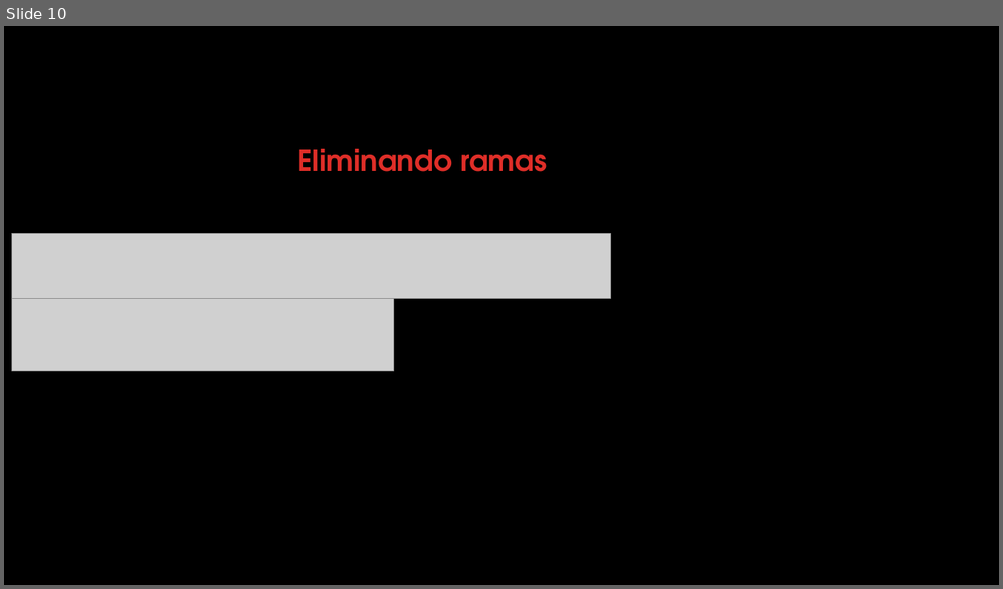
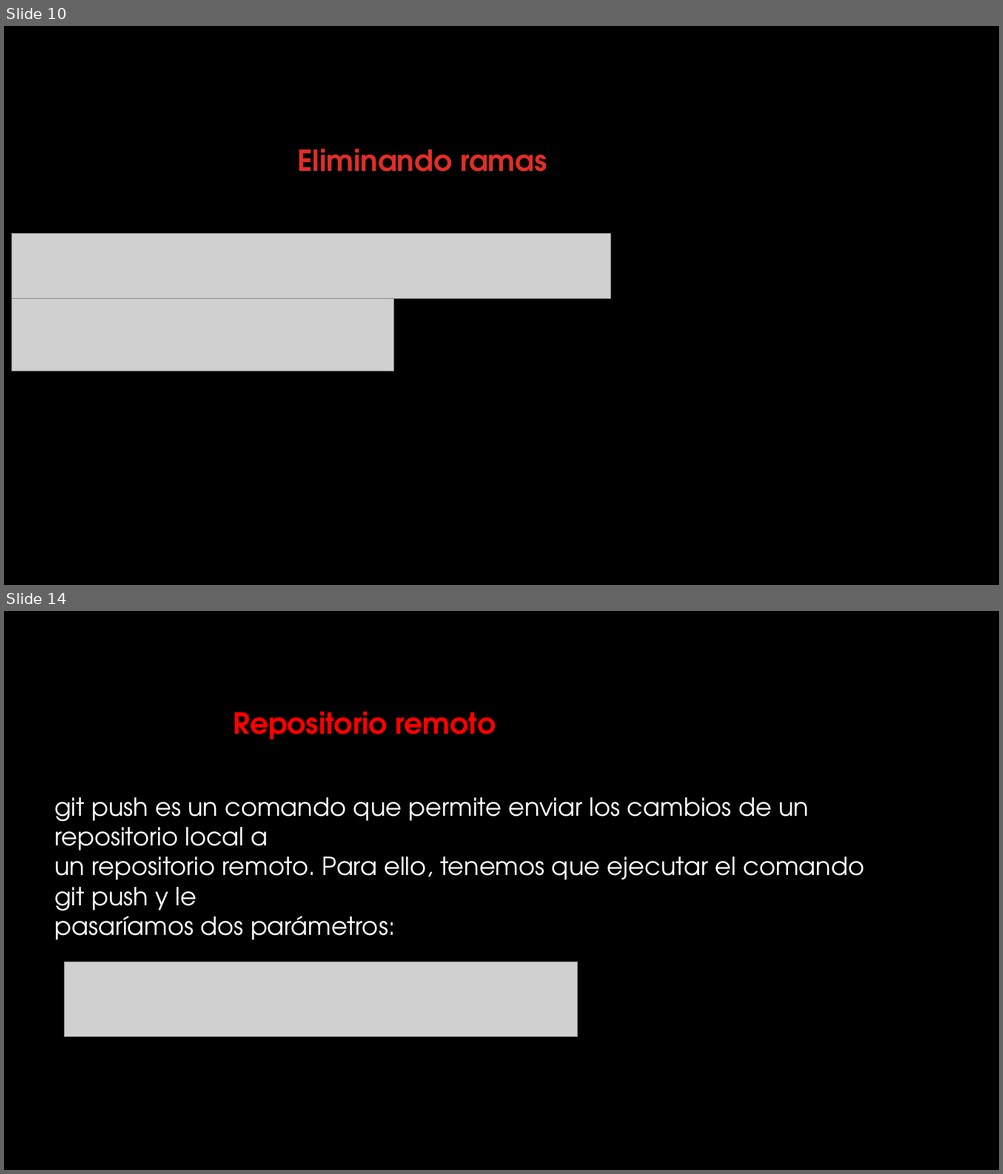
Before and after one commit to Jb788/Empezando, a slide deck: Pasos.pptx. Shown one above the other, each under a label of ours: slide 10 before the commit, slides 10 and 14 after it; the slides between them are not shown. The pictures are 1003x589 and 1003x1174 pixels, drawn with LibreOffice and Linux fonts; fonts in the diff are those of the drawing; grey boxes stand for pictures; background and template pictures are left out. Boxes give left, top, right and bottom in pixels: in the first picture for what was removed or moved away, otherwise in the second. Text is boxed around its words. In the diff, an @@ line names an element or a change of style, - is before the commit and + after.

Commit message:
Cuarto cambio

```diff
--- a/Pasos.pptx
+++ b/Pasos.pptx
@@ slide 14 added at bbox=[4, 611, 999, 1170], background #000000 @@
@@ text added at bbox=[233, 712, 495, 740], 28 pt, text #FF0000, bold @@
+Repositorio remoto
@@ text added at bbox=[54, 797, 864, 940], 24 pt, text #FFFFFF @@
+git push es un comando que permite enviar los cambios de un repositorio local a
+un repositorio remoto. Para ello, tenemos que ejecutar el comando
+git push y le
+pasaríamos dos parámetros:
@@ picture added at bbox=[65, 963, 578, 1037] @@
```
Also in this commit, not shown: 1 slide changed, 4 other slides added.
